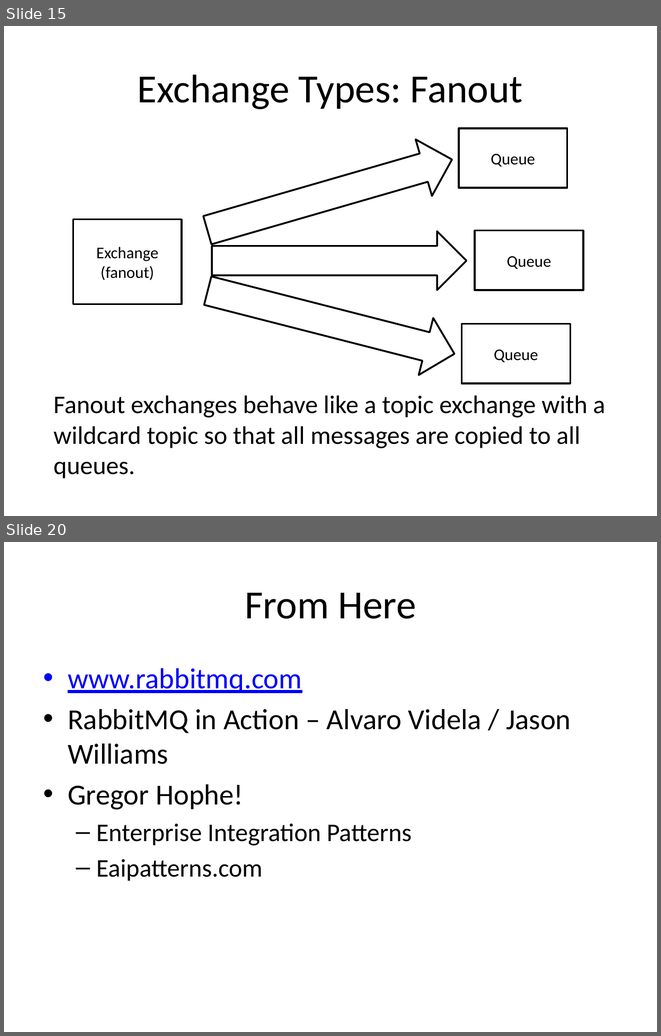
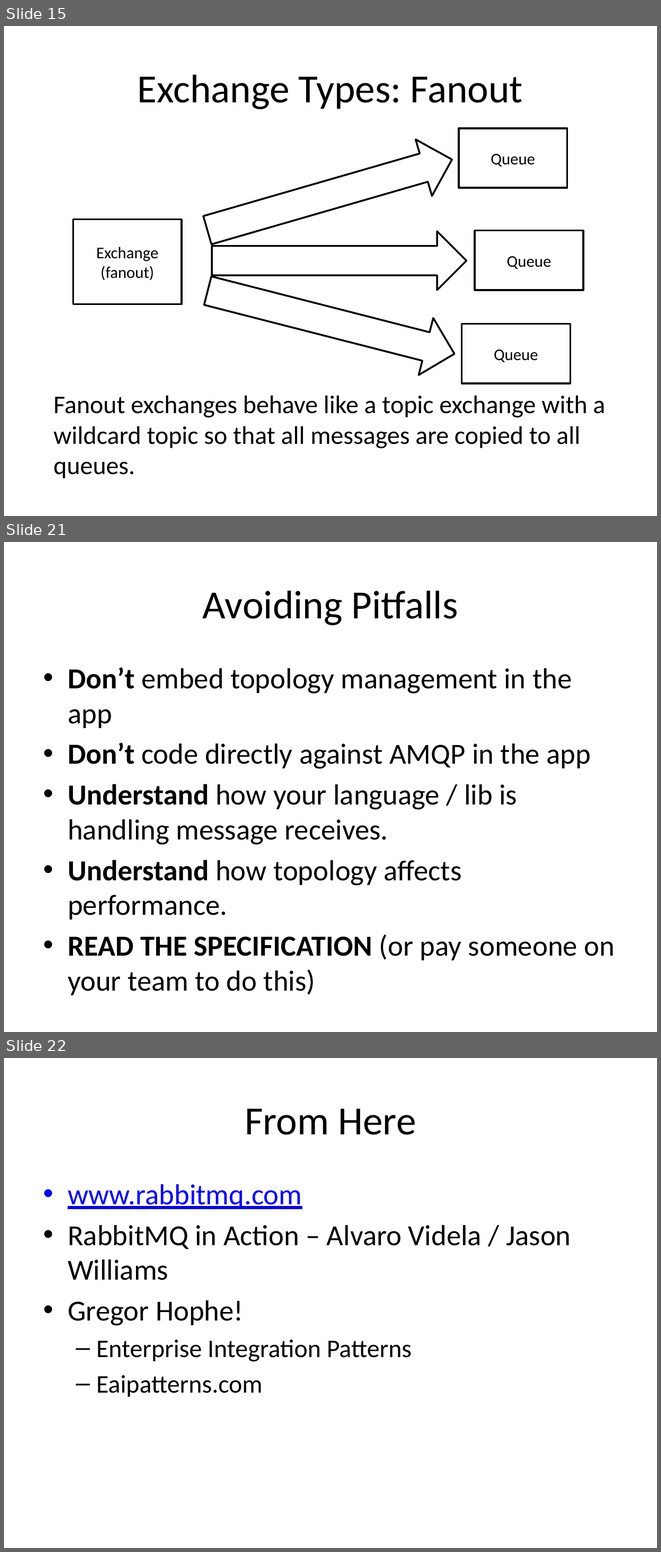
Before and after one commit to cl9p/rabbitmq-demos, a slide deck: Messaging Patterns.pptx. Shown one above the other, each under a label of ours: slides 15 and 20 before the commit, slides 15, 21 and 22 after it; the slides between them are not shown. The pictures are 661x1036 and 661x1552 pixels, drawn with LibreOffice and Linux fonts; fonts in the diff are those of the drawing. Boxes give left, top, right and bottom in pixels: in the first picture for what was removed or moved away, otherwise in the second. Text is boxed around its words. In the diff, an @@ line names an element or a change of style, - is before the commit and + after.

```diff
--- a/Messaging Patterns.pptx
+++ b/Messaging Patterns.pptx
@@ slide 21 added at [4, 542, 657, 1032], background #FFFFFF @@
@@ title added at [203, 590, 458, 625], 44 pt, text #000000 @@
+Avoiding Pitfalls
@@ text added at [68, 667, 615, 995], 32 pt, text #000000 @@
+• Don’t embed topology management in the app
+• Don’t code directly against AMQP in the app
+• Understand how your language / lib is handling message receives.
+• Understand how topology affects performance.
+• READ THE SPECIFICATION (or pay someone on your team to do this)
@@ what was slide 20 is now slide 22 @@
```
Also in this commit, not shown: 11 slides changed, 1 other slide added.
